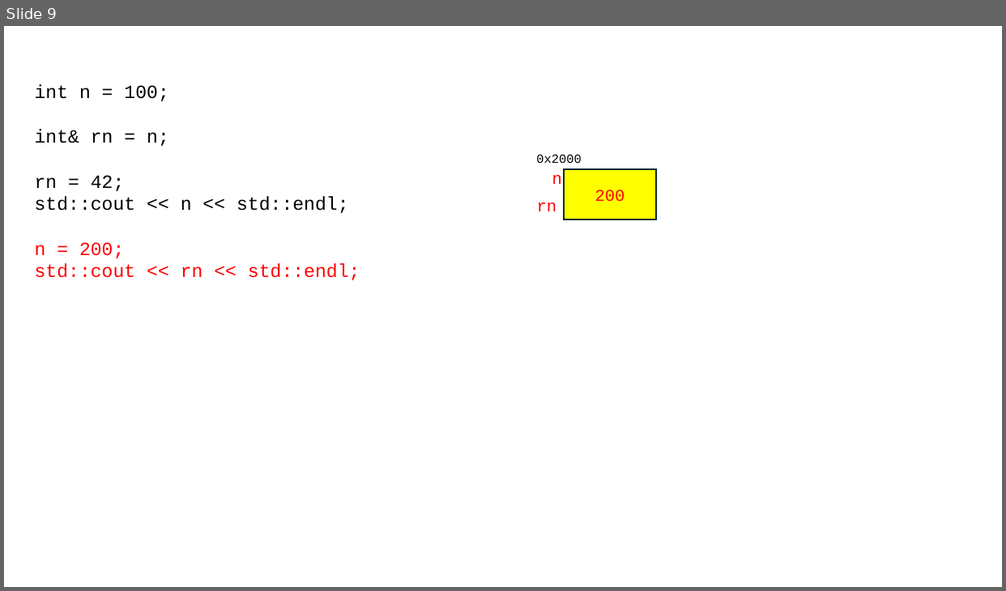
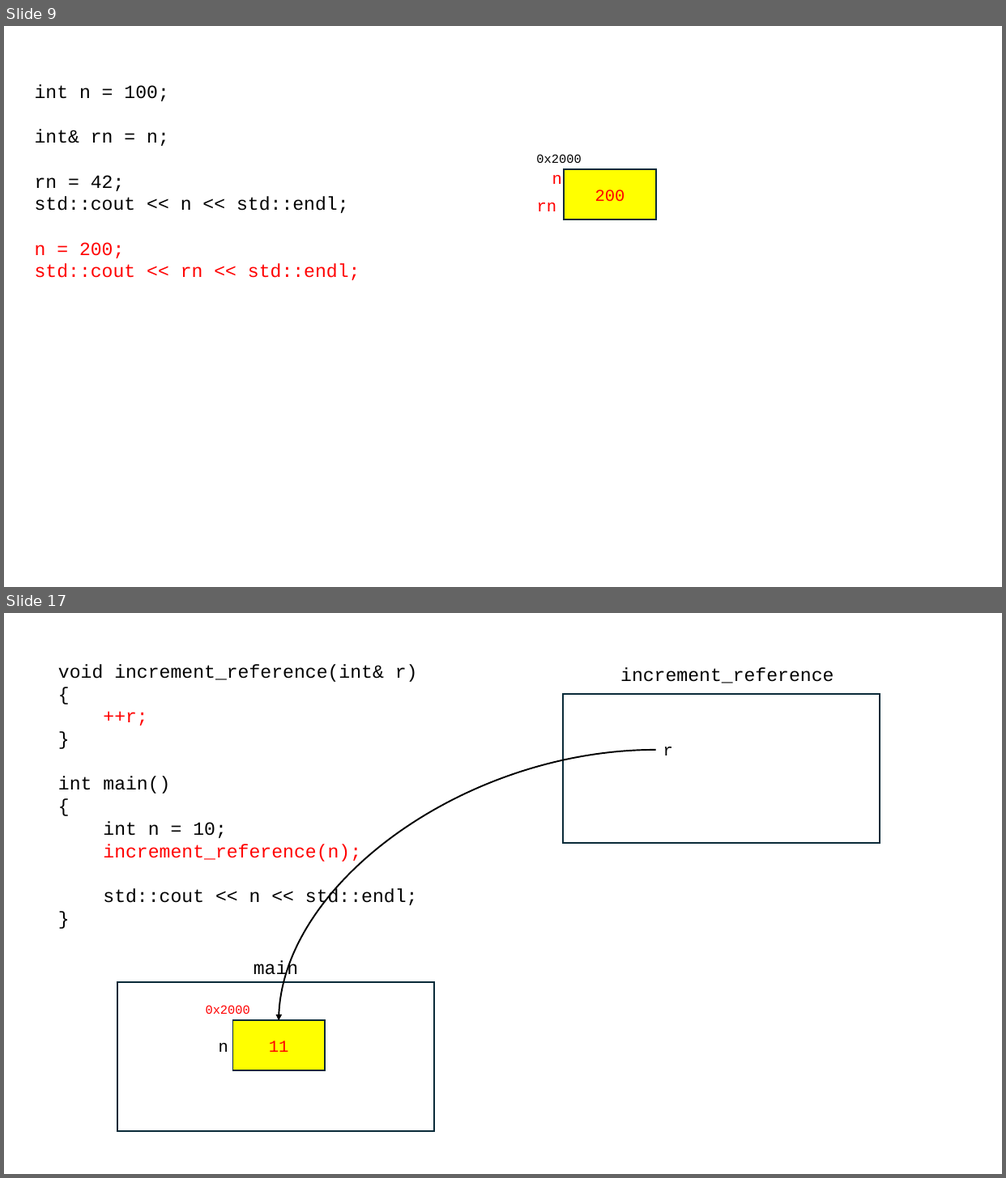
Before and after one commit to yoondev-classroom/cpp_240708, a slide deck: cpp_240708.pptx. Shown one above the other, each under a label of ours: slide 9 before the commit, slides 9 and 17 after it; the slides between them are not shown. The pictures are 1006x591 and 1006x1178 pixels, drawn with LibreOffice and Linux fonts; fonts in the diff are those of the drawing. Boxes give left, top, right and bottom in pixels: in the first picture for what was removed or moved away, otherwise in the second. Text is boxed around its words. In the diff, an @@ line names an element or a change of style, - is before the commit and + after.

```diff
--- a/cpp_240708.pptx
+++ b/cpp_240708.pptx
@@ slide 17 added at [4, 613, 1002, 1174], background #FFFFFF @@
@@ text added at [58, 664, 418, 908], 18 pt, text #000000 @@
+void increment_reference(int& r)
+{
+++r;
+}
+int main()
+{
+int n = 10;
+increment_reference(n);
+std::cout << n << std::endl;
+}
@@ text added at [620, 667, 833, 683], 18 pt, text #000000 @@
+increment_reference
@@ rectangle added at [563, 695, 880, 844], fill #FFFFFF, outline #092A39 1.5 pt @@
@@ curved arrow added from (656, 750) to (279, 1021), #000000 1.5 pt @@
@@ text added at [663, 747, 673, 756], 16 pt, text #000000 @@
+r
@@ text added at [253, 960, 298, 980], 18 pt, text #000000 @@
+main
@@ rectangle added at [117, 983, 434, 1131], fill #FFFFFF, outline #092A39 1.5 pt @@
@@ text added at [206, 1005, 250, 1014], 12 pt, text #FF0000 @@
+0x2000
@@ rectangle added at [233, 1021, 325, 1071], fill #FFFF00, outline #092A39 1.5 pt, 16 pt, text #FF0000 @@
+11
@@ text added at [219, 1043, 228, 1052], 16 pt, text #000000 @@
+n
```
Also in this commit, not shown: 7 other slides added, 1 other file.
